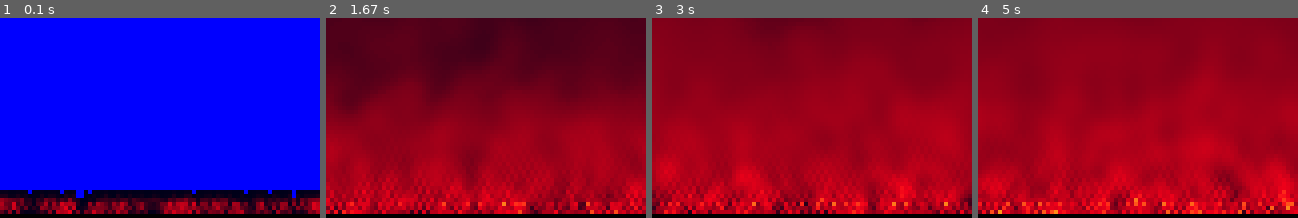
Above: before the commit, frames 1-4 (left to right).
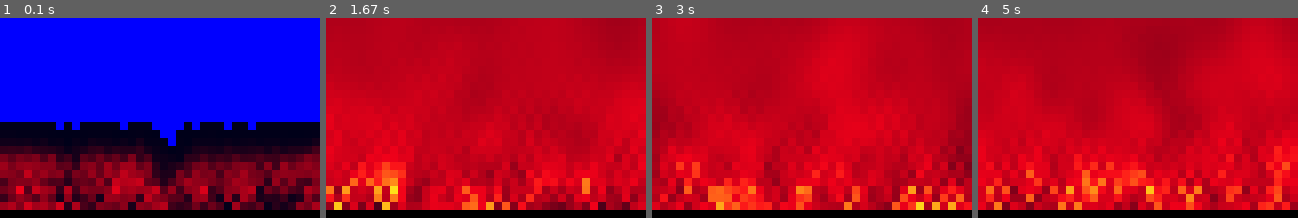
Above: after the commit, the same moments.

Repository: gunny26/pygame
Game: pygame game, started from effects/Fire.py
The game is run twice, just before and just after one commit, with the same random seed, the same clock (stepped at 60 frames per second) and the same inputs.
Inputs:
- Up to frame 1 (0.1 s): no input
- Up to frame 2 (1.67 s): no input
- Up to frame 3 (3 s): no input
- Up to frame 4 (5 s): no input

The runs differ from the first frame. In frame 1, 42% of the frame differs, in the area x 0-100%, y 52-98%; in frame 2, 89%, in the area x 0-100%, y 0-98%; in frame 3, 81%; in frame 4, 82%.

Commit message:
minor changes

Diff:
--- a/effects/Fire.py
+++ b/effects/Fire.py
@@ -6,6 +6,9 @@
 import numpy
 
 
+FPS = 50
+DIM = (320, 200)
+
 class Fire(object):
     """
     Simulated Fire, 2d effect
@@ -13,7 +16,7 @@
     http://lodev.org/cgtutor/fire.html
     """
 
-    def __init__(self, surface, rect, scale=4):
+    def __init__(self, dim, rect, scale=4):
         """
         (pygame.surface) surface - to draw on
         (pygame.Rect) dest - rect to blit fire on
@@ -21,10 +24,10 @@
         (int) height - height of fire
         (int) scale - scale fire
         """
-        self.surface = surface
+        self.surface = pygame.Surface(dim)
         self.rect = rect
-        self.width = rect.width // scale
-        self.height = rect.height // scale
+        self.width = dim[0] // scale
+        self.height = dim[1] // scale
         self.scale = scale
         # initialize values
         # scaled down surface
@@ -82,38 +85,42 @@
         # scale fire surface up to given size
         blitsurface = pygame.transform.scale(self.drawsurface, (self.width * self.scale, self.height * self.scale))
         self.surface.blit(blitsurface, self.rect)
+        return self.surface
 
 
-def test():
+def main():
     try:
-        fps = 25
-        surface = pygame.display.set_mode((320, 200))
+        surface = pygame.display.set_mode(DIM)
         pygame.init()
-        spheres = (
-            Fire(surface, pygame.Rect(0, 0, 320, 200), 4),
+        effects = (
+            Fire(DIM, pygame.Rect(0, 0, 320, 200), 8),
             )
         clock = pygame.time.Clock()
         pause = False
         surface.fill((0, 0, 0))
         while True:
-            clock.tick(fps)
+            clock.tick(FPS)
             events = pygame.event.get()
             for event in events:
                 if event.type == pygame.QUIT:
-                    sys.exit(0)
+                    pygame.quit()
+                    return
             keyinput = pygame.key.get_pressed()
             if keyinput is not None:
                 if keyinput[pygame.K_ESCAPE]:
-                    sys.exit(1)
+                    pygame.quit()
+                    return
             if pause is not True:
-                for thing in spheres:
-                    thing.update()
+                for effect in effects:
+                    surface.blit(effect.update(),(0, 0))
                 pygame.display.flip()
     except KeyboardInterrupt:
         pygame.quit()
 
 
 if __name__ == '__main__':
+    main()
+    sys.exit(0)
     import sys
     import os
     import cProfile
--- a/effects/PascalTriangle.py
+++ b/effects/PascalTriangle.py
@@ -17,7 +17,7 @@
         (int) numrows - how many rows should be calculated
         """
         self.width, self.height = dim  # (width, height) tuple
-        self.surface = pygame.Surface((self.width, self.height))
+        self.surface = pygame.Surface(dim)
         self.base = base
         self.radius = radius
         self.num_rows = numrows
